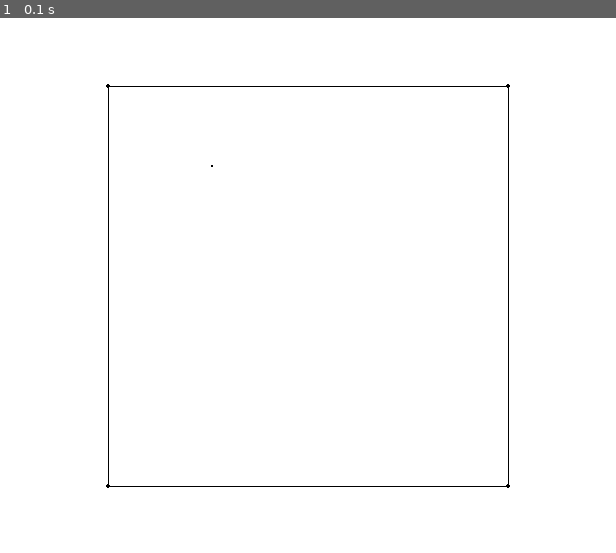
Above: before the commit, frame 1.
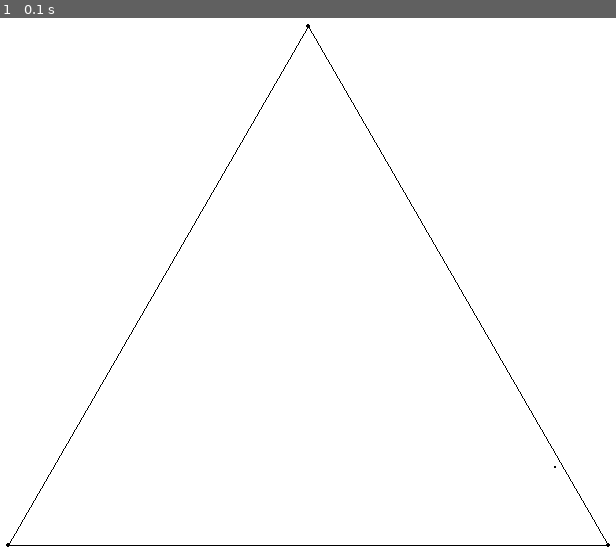
Above: after the commit, the same moment.

Repository: ReDedrik/sierpinski_triangle_pygame
Game: pygame game, started from main.py
Two runs of this game, one before a commit and one after it. Both use one fixed random seed, a clock stepped at 60 frames per second and the inputs below.
Inputs:
- Up to frame 1 (0.1 s): no input

The runs differ from the first frame. In frame 1, 1.0% of the frame differs, in the area x 0-100%, y 1-99%.

Commit message:
NOT FINISHED. completed, square, pentagon started

Diff:
--- a/main.py
+++ b/main.py
@@ -1,6 +1,6 @@
 import pygame
 import sys
-from math import sqrt
+import math
 import random as rd
 import time
 
@@ -10,6 +10,7 @@
 ### creating canvas and establishing variables
 ###
 i = 0
+previous_point = -1
 dots = 30000
 dotsize = 1
 height, width = 800, 800
@@ -27,6 +28,7 @@
 
 def dot(coords):
     pygame.draw.circle(screen, black, coords, 1)
+
 ###
 ### Endpoint class
 ###
@@ -38,11 +40,6 @@
         self.y = y
         self.coords = (x, y)
         Endpoint.instances.append(self)
-
-    @staticmethod
-    def random_vertex():
-        num = rd.randint(1, len(Endpoint.instances) - 1)
-        return Endpoint.instances[num]
 
     def Dot(self):
         pygame.draw.circle(screen, black, self.coords, 2)
@@ -56,9 +53,9 @@
     @staticmethod
     def equilateral_triangle(length):
         center_of_screen = (width / 2, height / 2)
-        pt1 = Endpoint(center_of_screen[0] - length / 2, center_of_screen[1] + (sqrt(3) / 2) * (1/2) * length)
-        pt2 = Endpoint(center_of_screen[0] + length / 2, center_of_screen[1] + (sqrt(3) / 2) * (1/2) * length)
-        pt3 = Endpoint(center_of_screen[0], center_of_screen[1] - (sqrt(3) / 2) * (1/2) * length)
+        pt1 = Endpoint(center_of_screen[0] - length / 2, center_of_screen[1] + (math.sqrt(3) / 2) * (1/2) * length)
+        pt2 = Endpoint(center_of_screen[0] + length / 2, center_of_screen[1] + (math.sqrt(3) / 2) * (1/2) * length)
+        pt3 = Endpoint(center_of_screen[0], center_of_screen[1] - (math.sqrt(3) / 2) * (1/2) * length)
         for i in Endpoint.instances:
             i.Dot()
             Endpoint.Line(i, Endpoint.instances[(Endpoint.instances.index(i) + 1) % 3])
@@ -68,12 +65,27 @@
         center_of_screen = (width / 2, height / 2)
         s_pt1 = Endpoint(center_of_screen[0] - length / 2, center_of_screen[1] + length / 2)
         s_pt2 = Endpoint(center_of_screen[0] + length / 2, center_of_screen[1] + length / 2)
-        s_pt3 = Endpoint(center_of_screen[0] - length / 2, center_of_screen[1] - length / 2)
-        s_pt4 = Endpoint(center_of_screen[0] + length / 2, center_of_screen[1] - length / 2)
+        s_pt3 = Endpoint(center_of_screen[0] + length / 2, center_of_screen[1] - length / 2)
+        s_pt4 = Endpoint(center_of_screen[0] - length / 2, center_of_screen[1] - length / 2)
         for i in Endpoint.instances:
             i.Dot()
-        Endpoint.Line(s_pt1, s_pt2, s_pt3)
-        Endpoint.Line(s_pt4, s_pt2, s_pt3)
+        Endpoint.Line(s_pt1, s_pt2, s_pt4)
+        Endpoint.Line(s_pt3, s_pt2, s_pt4)
+
+    def pentagon(length):
+        center_of_screen = (width / 2, height / 2)
+        h = (length / 2) / math.cos(54 * math.pi / 180)
+        p_pt1 = Endpoint(center_of_screen[0] - h * math.cos(54 * math.pi / 180), center_of_screen[1] - h * math.sin(-54 * math.pi / 180))
+        p_pt2 = Endpoint(center_of_screen[0] + h * math.cos(-54 * math.pi / 180), center_of_screen[1] - h * math.sin(-54 * math.pi / 180))
+        p_pt5 = Endpoint(center_of_screen[0] - h * math.cos(18 * math.pi / 180), center_of_screen[1] - h * math.sin(18 * math.pi / 180))
+        p_pt4 = Endpoint(center_of_screen[0], center_of_screen[1] - h)
+        p_pt3 = Endpoint(center_of_screen[0] + h * math.cos(-18 * math.pi / 180), center_of_screen[1] - h * math.sin(18 * math.pi / 180))
+        Endpoint.Line(p_pt1, p_pt2, p_pt5)
+        Endpoint.Line(p_pt3, p_pt2, p_pt4)
+        Endpoint.Line(p_pt4, p_pt5)
+        for i in Endpoint.instances:
+            i.Dot()
+
 ###
 ### function to pick first random point
 ###
@@ -81,9 +93,9 @@
     if len(list_of_pts) == 4:
         return (rd.randint(list_of_pts[0].coords[0], list_of_pts[1].coords[0]), rd.randint(list_of_pts[3].coords[1], list_of_pts[0].coords[1]))
     else:
-        pt1 = list_of_pts[0]
-        pt2 = list_of_pts[1]
-        pt3 = list_of_pts[2]
+        pt1 = list_of_pts[0].coords
+        pt2 = list_of_pts[1].coords
+        pt3 = list_of_pts[2].coords
         x, y = sorted([rd.random(), rd.random()])
         s, t, u = x, y - x, 1 - y
         return (s * pt1[0] + t * pt2[0] + u * pt3[0],
@@ -97,8 +109,25 @@
     y_value = (point1[1] + point2[1]) / 2
     return (x_value, y_value)
 
-Endpoint.square(400)
-#Endpoint.equilateral_triangle(600)
+def pick_random_vertex(vertex):
+    num_list = []
+    for i in range(len(Endpoint.instances)):
+        num_list.append(i)
+    if len(Endpoint.instances) == 4:
+        num_list.remove(vertex)
+        previous_point = rd.choice(num_list)
+        return previous_point
+    if len(Endpoint.instances) == 3:
+        return rd.randint(0, len(Endpoint.instances) - 1)
+    else:
+        num_list.remove(num_list[(vertex + 1) % (len(num_list))])
+        num_list.remove(num_list[(vertex + (len(num_list) - 1)) % len(num_list)])
+        return rd.choice(num_list)
+
+
+#Endpoint.pentagon(350)
+#Endpoint.square(700)
+Endpoint.equilateral_triangle(600)
 pygame.display.update()
 
 fp = first_point(Endpoint.instances)
@@ -108,14 +137,15 @@
 ###
 ### game loop (update)
 ###
+vertex = 1
 while True:
     for event in pygame.event.get():
         if event.type == pygame.QUIT: sys.exit()
     if i <= 10:
         time.sleep(0.3)
     if i <= dots:
-        vertex = Endpoint.random_vertex()
-        next_point = draw_new_point(next_point, vertex.coords)
+        vertex = pick_random_vertex(vertex)
+        next_point = draw_new_point(next_point, Endpoint.instances[vertex].coords)
         dot(next_point)
     i += 1
     pygame.display.update()
